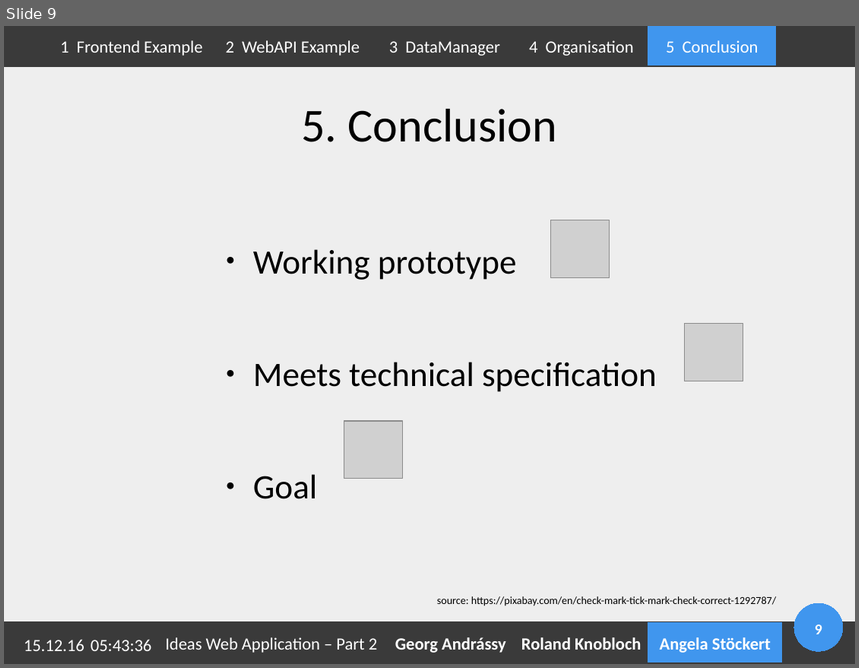
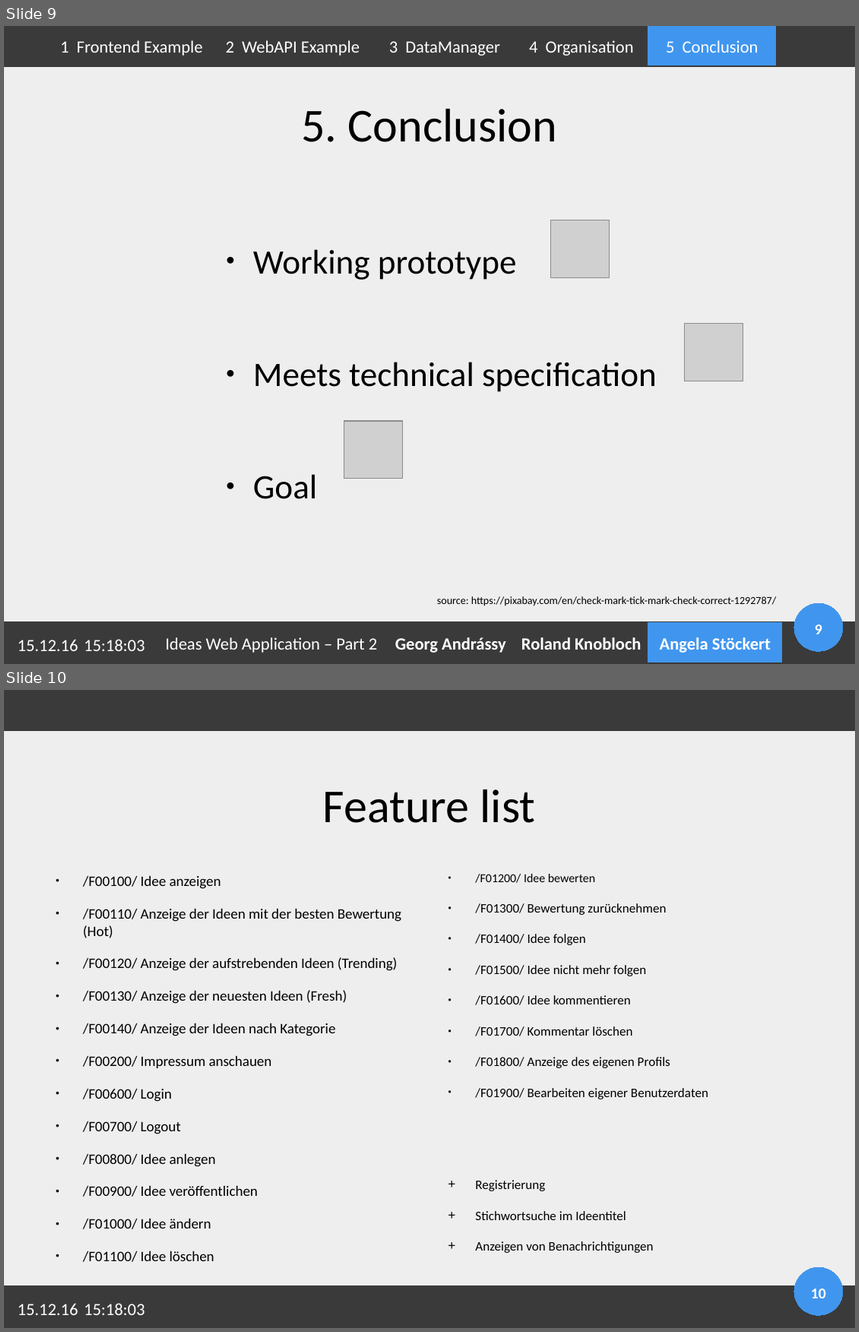
Before and after one commit to Geopras/IdeaWatcher, a slide deck: presentation/bassbiene/bassbiene.odp. Shown one above the other, each under a label of ours: slide 9 before the commit, slides 9 and 10 after it. The pictures are 859x668 and 859x1332 pixels, drawn with LibreOffice and Linux fonts; fonts in the diff are those of the drawing; grey boxes stand for pictures; background and template pictures are left out. Boxes give left, top, right and bottom in pixels: in the first picture for what was removed or moved away, otherwise in the second. Text is boxed around its words. In the diff, an @@ line names an element or a change of style, - is before the commit and + after.

```diff
--- a/presentation/bassbiene/bassbiene.odp
+++ b/presentation/bassbiene/bassbiene.odp
@@ slide 10 added at (4,690,855,1328), background #FFFFFF; not listed: 7 template elements that a slide beside it also shows @@
@@ title added at (323,790,536,823), 44 pt, text #000000 @@
+Feature list
@@ text added at (83,875,401,1262), 13.5 pt, text #000000 @@
+● /F00100/ Idee anzeigen
+● /F00110/ Anzeige der Ideen mit der besten Bewertung (Hot)
+● /F00120/ Anzeige der aufstrebenden Ideen (Trending)
+● /F00130/ Anzeige der neuesten Ideen (Fresh)
+● /F00140/ Anzeige der Ideen nach Kategorie
+● /F00200/ Impressum anschauen
+● /F00600/ Login
+● /F00700/ Logout
+● /F00800/ Idee anlegen
+● /F00900/ Idee veröffentlichen
+● /F01000/ Idee ändern
+● /F01100/ Idee löschen
@@ text added at (475,874,709,1253), 12.1 pt, text #000000 @@
+● /F01200/ Idee bewerten
+● /F01300/ Bewertung zurücknehmen
+● /F01400/ Idee folgen
+● /F01500/ Idee nicht mehr folgen
+● /F01600/ Idee kommentieren
+● /F01700/ Kommentar löschen
+● /F01800/ Anzeige des eigenen Profils
+● /F01900/ Bearbeiten eigener Benutzerdaten
++ Registrierung
++ Stichwortsuche im Ideentitel
++ Anzeigen von Benachrichtigungen
@@ slide 9 changed as well @@
@@ text "15.12.16": place and size @@
-text "15.12.16" at (24,639,85,651)
+text "15.12.16" at (18,639,78,651)
@@ text added at (84,639,145,651), 16 pt, text #FFFFFF @@
+15:18:03
@@ text removed at (91,639,151,651) @@
-05:43:36
```
Also in this commit, not shown: 8 other slides changed, 3 other files.
